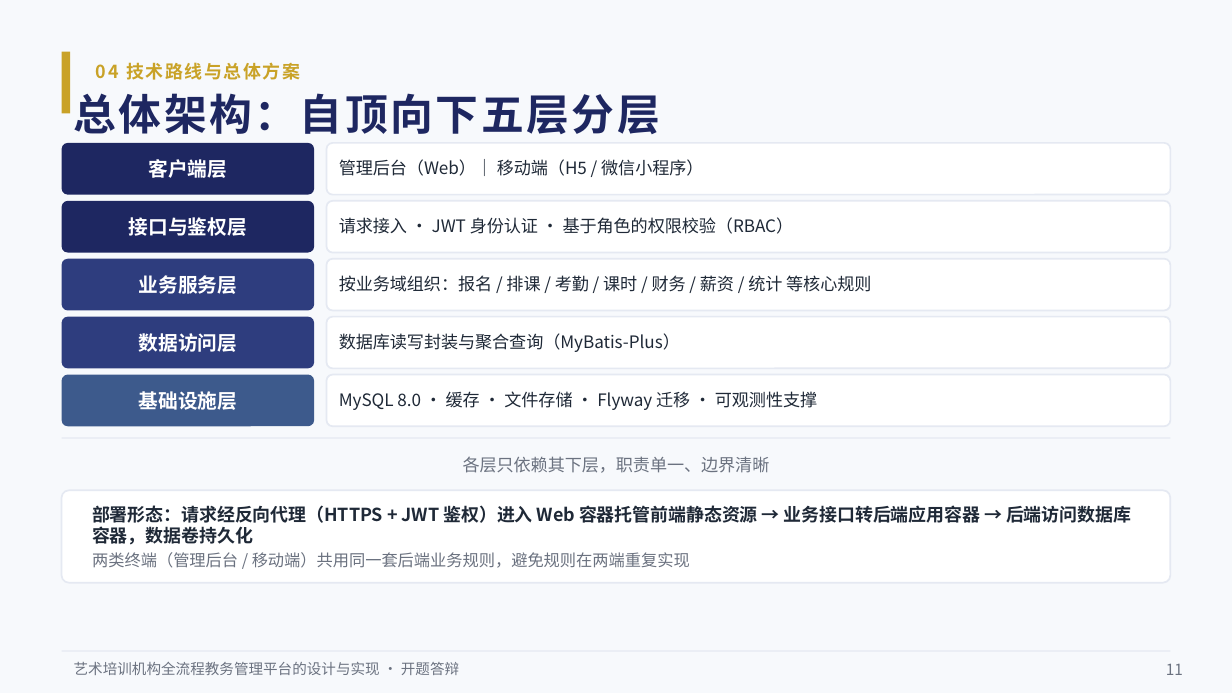
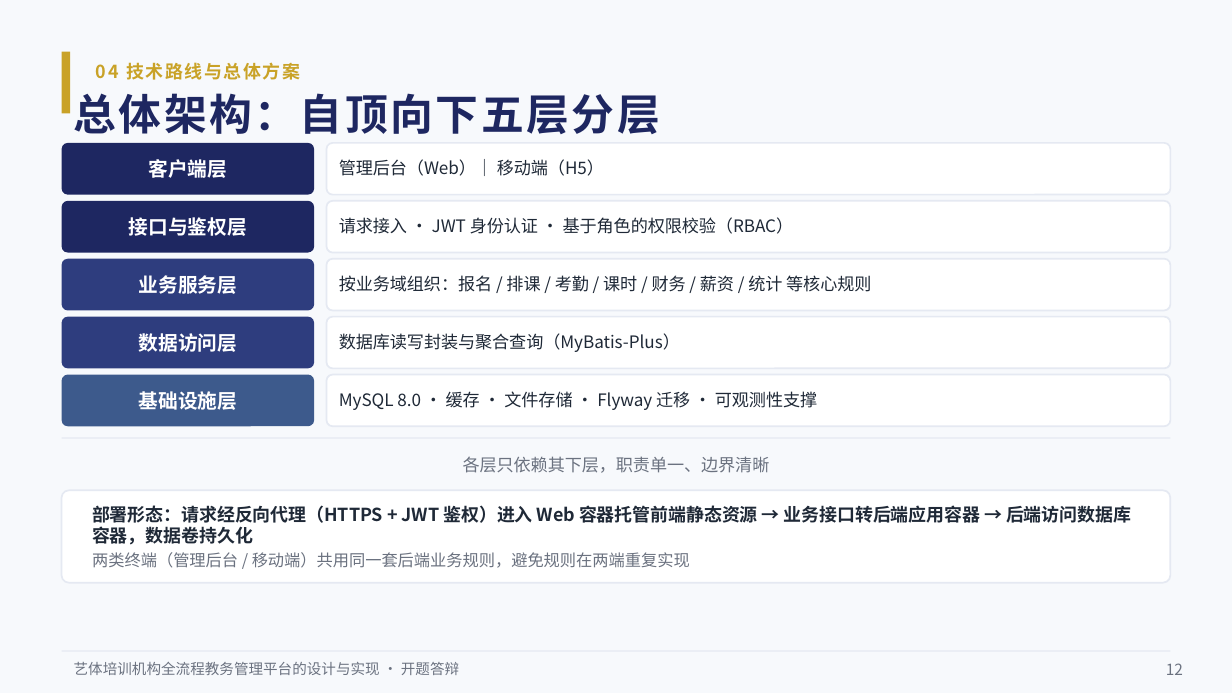
Before and after one commit to BYNekoNay/educational-administration, a slide deck: slide 12 of docs/defence/艺培通开题答辩.pptx (slide 11 before the commit). Drawn at 1232x693 pixels with LibreOffice and Linux fonts; fonts in the diff are those of the drawing. Boxes give left, top, right and bottom in pixels: in the first picture for what was removed or moved away, otherwise in the second. Text is boxed around its words. In the diff, an @@ line names an element or a change of style, - is before the commit and + after.

Commit message:
docs: 毕设文档更新——开题报告按新任务书（艺体）重写、新增文献综述与文献库、答辩材料同步

```diff
--- a/docs/defence/艺培通开题答辩.pptx
+++ b/docs/defence/艺培通开题答辩.pptx
@@ text at (339, 159, 604, 176): text changed @@
-管理后台（Web）｜ 移动端（H5 / 微信小程序）
+管理后台（Web）｜ 移动端（H5）
@@ text at (74, 662, 459, 675): text changed @@
-艺术培训机构全流程教务管理平台的设计与实现 · 开题答辩
+艺体培训机构全流程教务管理平台的设计与实现 · 开题答辩
@@ text at (1166, 663, 1183, 675): text changed @@
-11
+12
```
Also in this commit, not shown: 16 other slides changed, 1 slide added, 46 other files.
